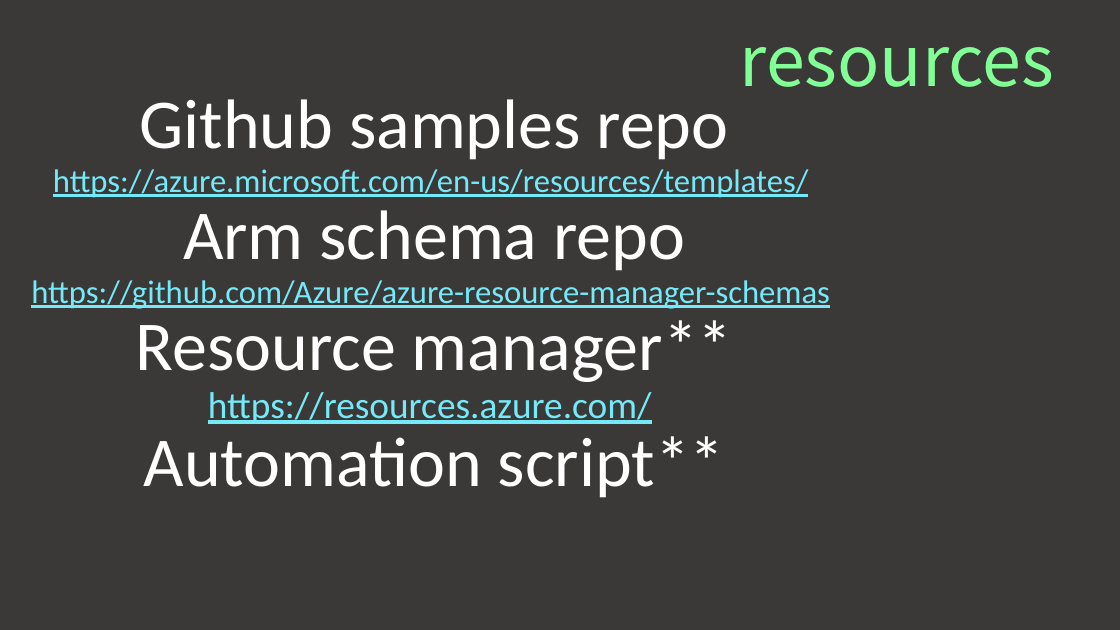
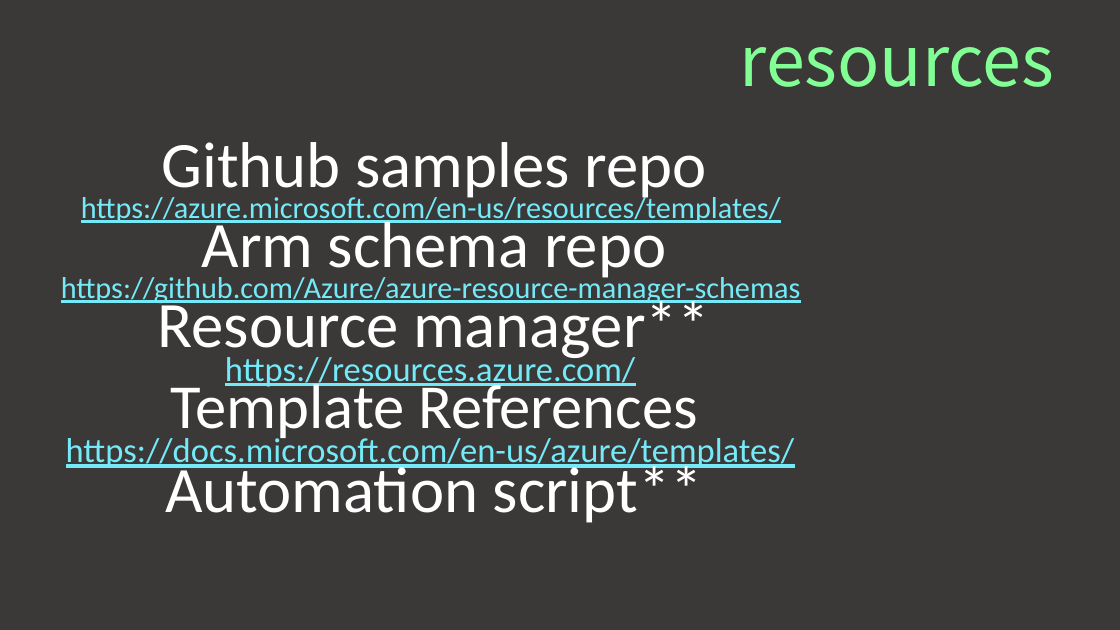
Before and after one commit to jdoof/arm-templates-demo, a slide deck: slide 30 of ARM Brown Bag.pptx. Drawn at 1120x630 pixels with LibreOffice and Linux fonts; fonts in the diff are those of the drawing. Boxes give left, top, right and bottom in pixels: in the first picture for what was removed or moved away, otherwise in the second. Text is boxed around its words. In the diff, an @@ line names an element or a change of style, - is before the commit and + after.

Commit message:
Added Template references

```diff
--- a/ARM Brown Bag.pptx
+++ b/ARM Brown Bag.pptx
@@ text at (61, 142, 801, 523): size 60 to 55.5 pt in "Github samples repo", "Arm schema repo", "Resource manager**", "Automation script**"; size 28 to 25.9 pt in "https://azure.microsoft.com/en-us/resources/templates/", "https://github.com/Azure/azure-resource-manager-schemas"; size 32 to 29.6 pt in "https://resources.azure.com/"; line spacing 0.9 to 0.7 @@
@@ text at (66, 376, 795, 471): paragraphs added @@
+Template References
+https://docs.microsoft.com/en-us/azure/templates/
```
